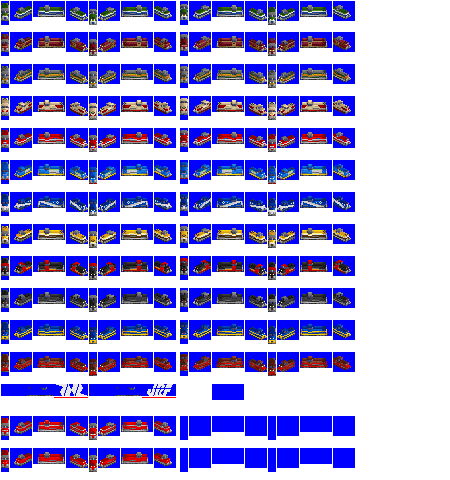
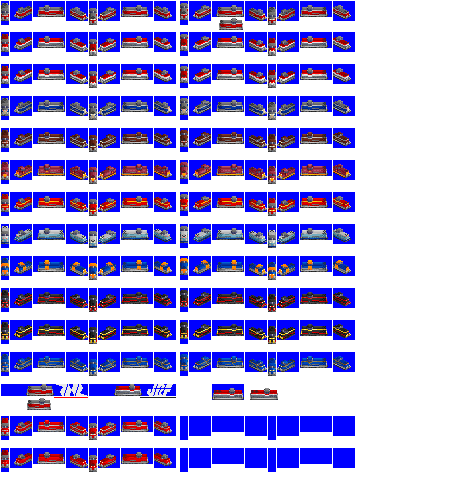
Before/after of a 450x480 layered artwork. What changed in the layer stack:
showed "Forward A", painted on it over [1, 3, 351, 410]
